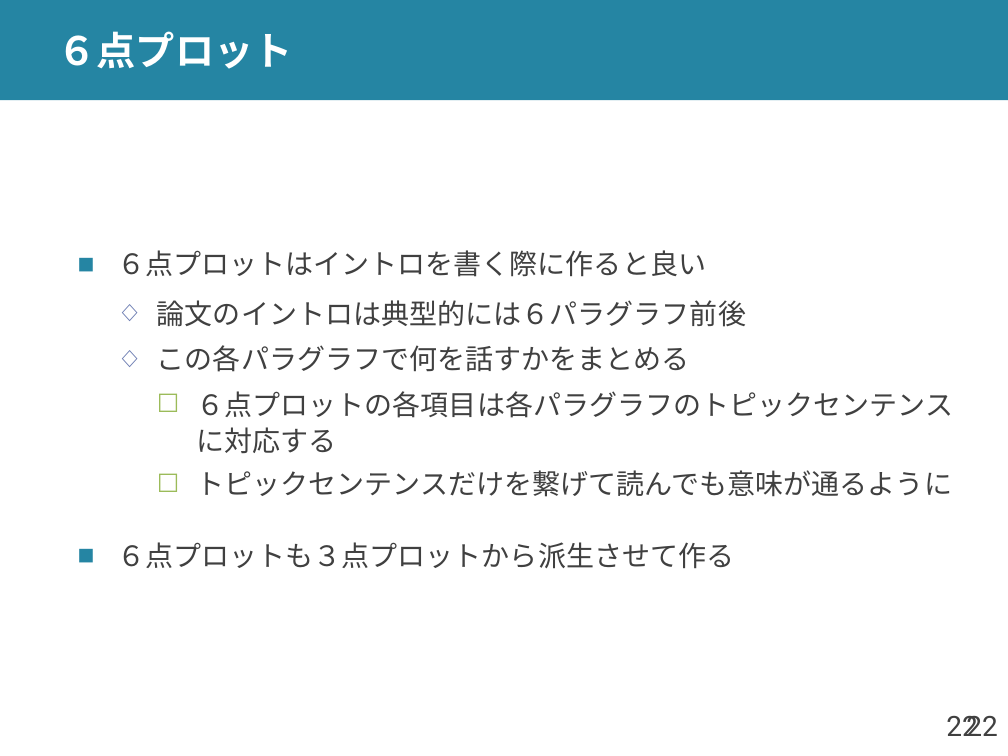
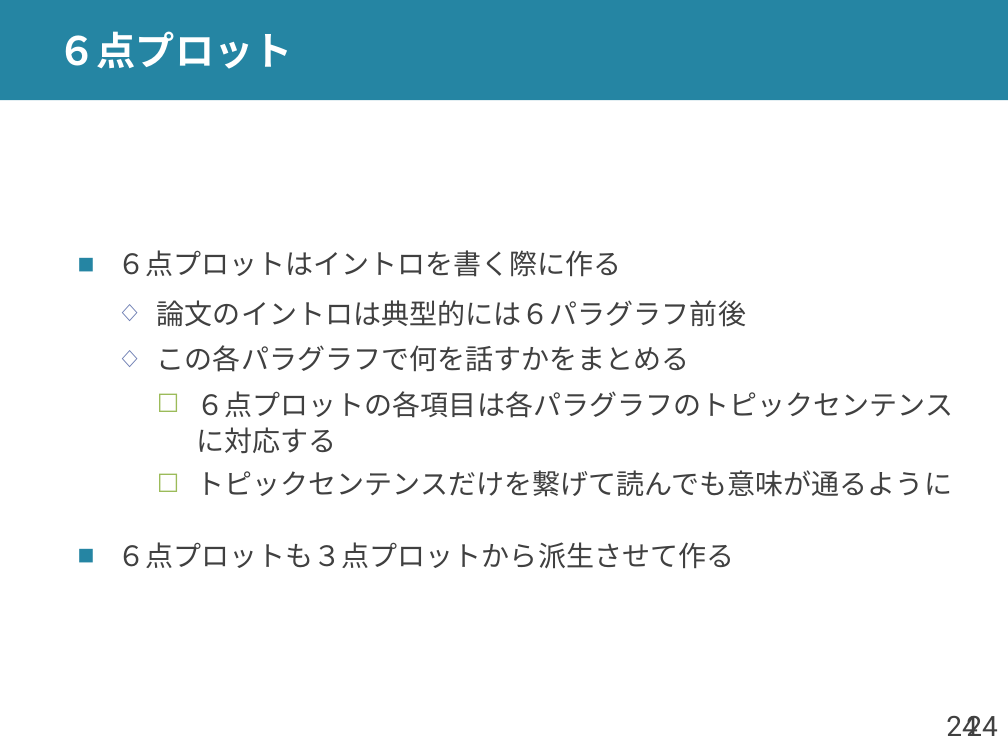
Before and after one commit to shioya-lab/how-to, a slide deck: slide 24 of plot.pptx (slide 22 before the commit). Drawn at 1008x756 pixels with LibreOffice and Linux fonts; fonts in the diff are those of the drawing. Boxes give left, top, right and bottom in pixels: in the first picture for what was removed or moved away, otherwise in the second. Text is boxed around its words. In the diff, an @@ line names an element or a change of style, - is before the commit and + after.

```diff
--- a/plot.pptx
+++ b/plot.pptx
@@ text at bbox=[117, 250, 622, 277]: text changed @@
-■ ６点プロットはイントロを書く際に作ると良い
+■ ６点プロットはイントロを書く際に作る
@@ page number at bbox=[946, 716, 977, 736]: text changed @@
-22
+24
@@ page number at bbox=[966, 716, 997, 736]: text changed @@
-22
+24
```
Also in this commit, not shown: 10 other slides changed, 3 slides added, 1 other file.
